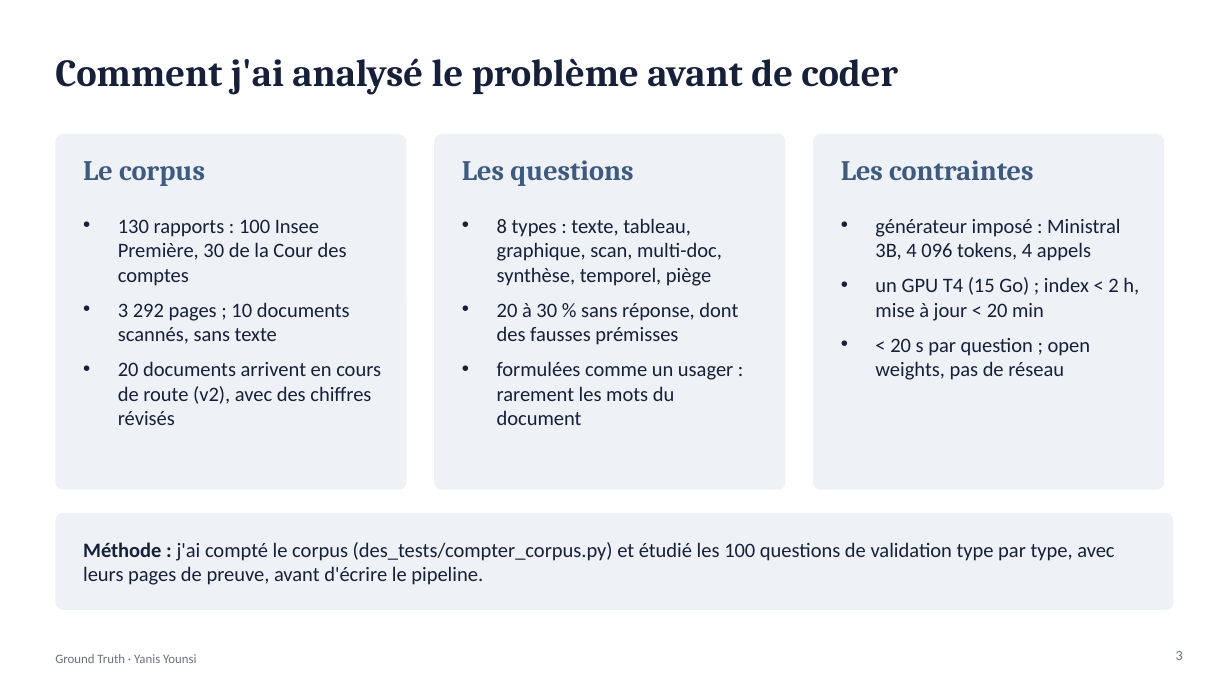
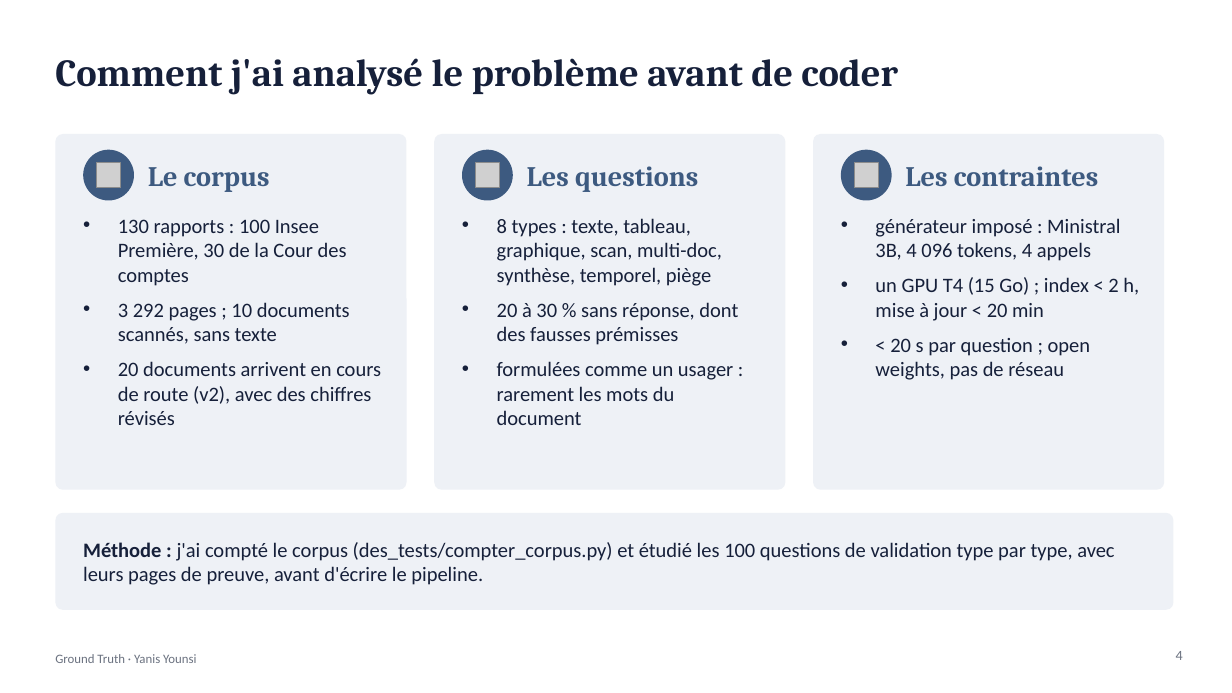
Before and after one commit to YanisYounsi-code/Ground-Truth-un-RAG-qui-ne-ment-pas, a slide deck: slide 4 of soutenance/soutenance_ground_truth.pptx (slide 3 before the commit). Drawn at 1232x693 pixels with LibreOffice and Linux fonts; fonts in the diff are those of the drawing; grey boxes stand for pictures. Boxes give left, top, right and bottom in pixels: in the first picture for what was removed or moved away, otherwise in the second. Text is boxed around its words. In the diff, an @@ line names an element or a change of style, - is before the commit and + after.

```diff
--- a/soutenance/soutenance_ground_truth.pptx
+++ b/soutenance/soutenance_ground_truth.pptx
@@ ellipse added at [83,150,134,201], fill #3D5A80 @@
@@ picture added at [96,163,120,187] @@
@@ text "Le corpus": place and size @@
-text "Le corpus" at [83,161,205,186]
+text "Le corpus" at [148,167,270,192]
@@ ellipse added at [462,150,513,201], fill #3D5A80 @@
@@ picture added at [475,163,499,187] @@
@@ text "Les questions": place and size @@
-text "Les questions" at [462,160,633,186]
+text "Les questions" at [527,166,698,192]
@@ ellipse added at [841,150,892,201], fill #3D5A80 @@
@@ picture added at [854,163,878,187] @@
@@ vertical alignment top to middle in 3 elements at [148,167,270,192], [527,166,698,192], [905,166,1098,186] @@
@@ text "Les contraintes": place and size @@
-text "Les contraintes" at [841,160,1033,180]
+text "Les contraintes" at [905,166,1098,186]
@@ page number at [1176,651,1183,660]: text changed @@
-3
+4
```
Also in this commit, not shown: 11 other slides changed, 5 slides added, 2 slides removed.
